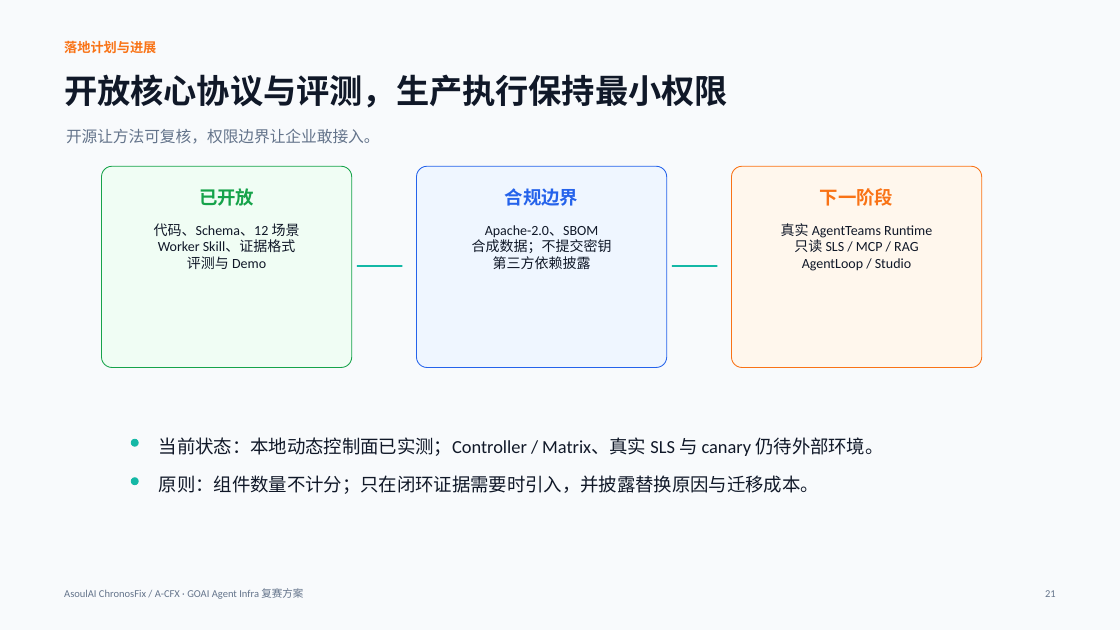
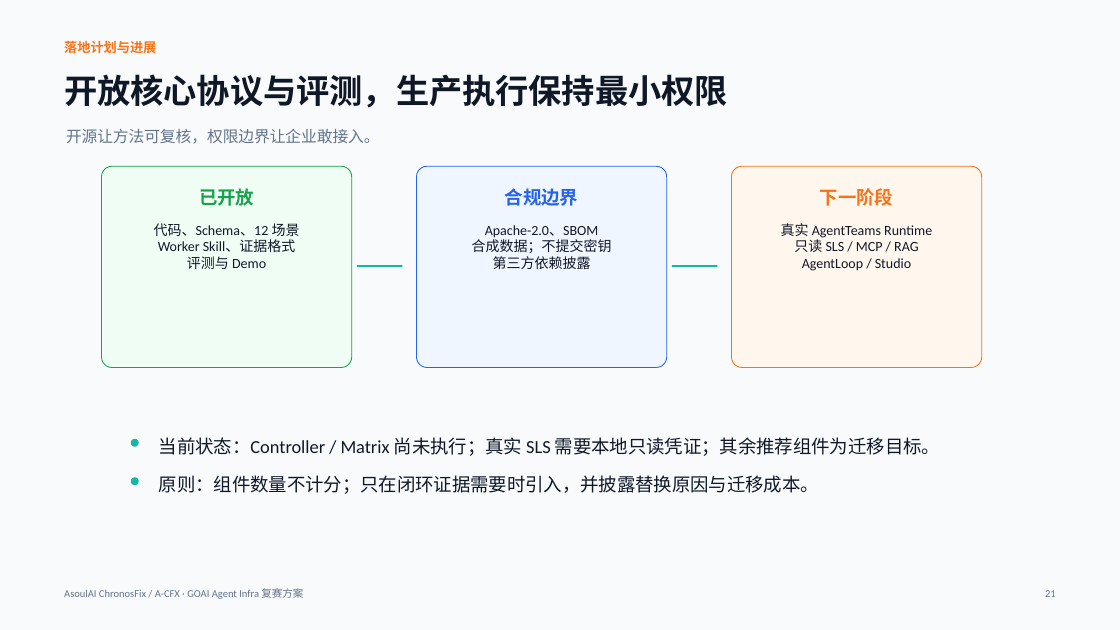
Before and after one commit to ASOUL-Official/asoulai-chronosfix, a slide deck: slide 21 of submission/ChronosFix_复赛方案.pptx. Drawn at 1120x630 pixels with LibreOffice and Linux fonts; fonts in the diff are those of the drawing. Boxes give left, top, right and bottom in pixels: in the first picture for what was removed or moved away, otherwise in the second. Text is boxed around its words. In the diff, an @@ line names an element or a change of style, - is before the commit and + after.

```diff
--- a/submission/ChronosFix_复赛方案.pptx
+++ b/submission/ChronosFix_复赛方案.pptx
@@ text at (159,437,940,456): text changed @@
-当前状态：本地动态控制面已实测；Controller / Matrix、真实 SLS 与 canary 仍待外部环境。
+当前状态：Controller / Matrix 尚未执行；真实 SLS 需要本地只读凭证；其余推荐组件为迁移目标。
```
Also in this commit, not shown: 11 other slides changed, 12 other files.
